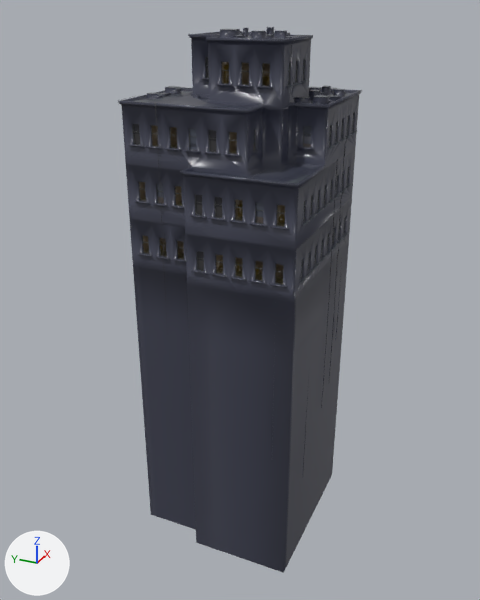
The glTF model Assets/Meshes/mesh_bdg_B_07.gltf, before and after one commit.
Camera for both pictures: a camera (50 mm lens) standing at (-30.02, -19.92, 4.98) and looking at (3.45, -4.86, -11.75). Arrows for +X, +Y and +Z are at lower left; the lights stay in place. Vertices at the same position are counted once.

Before the edit, the objects in view are built like this:
```python
me_material8 = bpy.data.meshes.new('material8')
me_material8.from_pydata(...)  # 6948 vertices, 10405 faces; spans x -1.7..8.7, y -10.2..0.2, z -27.0..3.5
me_material8.materials.append(mat_unlit)
ob_geo1 = bpy.data.objects.new('geo1', me_material8)
ob_geo1.location = (0.0, 0.0, 0.0)
```
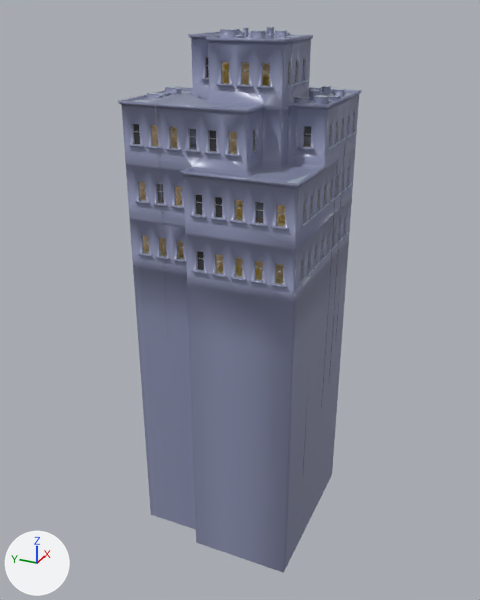
Location of each change, [x1, y1, x2, y2] in pixels of the pictures (480 x 600 px):
part 1 of me_material8, recoloured: before [139, 136, 325, 272]; after [136, 65, 325, 273]
part 2 of me_material8, recoloured: [119, 29, 359, 573] in both

Diff of the bpy script that builds the scene:
```diff
--- a/Assets/Meshes/mesh_bdg_B_07.gltf.py
+++ b/Assets/Meshes/mesh_bdg_B_07.gltf.py
@@ mat_bdg @@
+mat_bdg = bpy.data.materials.new('bdg')
+mat_bdg.use_nodes = True; mat_bdg.node_tree.nodes.clear()
+_N = mat_bdg.node_tree.nodes; _L = mat_bdg.node_tree.links
+n0 = _N.new('ShaderNodeBsdfPrincipled'); n0.name = 'Principled BSDF'
+n0.inputs[2].default_value = 0.3  # 'Roughness'
+n1 = _N.new('ShaderNodeOutputMaterial'); n1.name = 'Material Output'
+n2 = _N.new('ShaderNodeVertexColor'); n2.name = 'Color Attribute'
+_L.new(n0.outputs[0], n1.inputs[0])  # 'BSDF' to 'Surface'
+_L.new(n2.outputs[0], n0.inputs[0])  # 'Color' to 'Base Color'
@@ me_material8 @@
 # used by ob_geo1; location = (0.0, 0.0, 0.0)
-me_material8.from_pydata(...)  # 6948 vertices, 10405 faces; spans x -1.7..8.7, y -10.2..0.2, z -27.0..3.5
+me_material8.from_pydata(...)  # 6950 vertices, 10410 faces; spans x -1.7..8.7, y -10.2..0.2, z -27.0..3.5
+# me_material8 part 1: 131 kept faces spanning x -1.4..7.9, y -9.9..-0.1, z -7.4..3.0 get new vertex colours
+# me_material8 part 2: 5724 faces spanning x -1.7..8.7, y -10.2..0.2, z -27.0..3.5 switch from mat_unlit to mat_bdg
```
